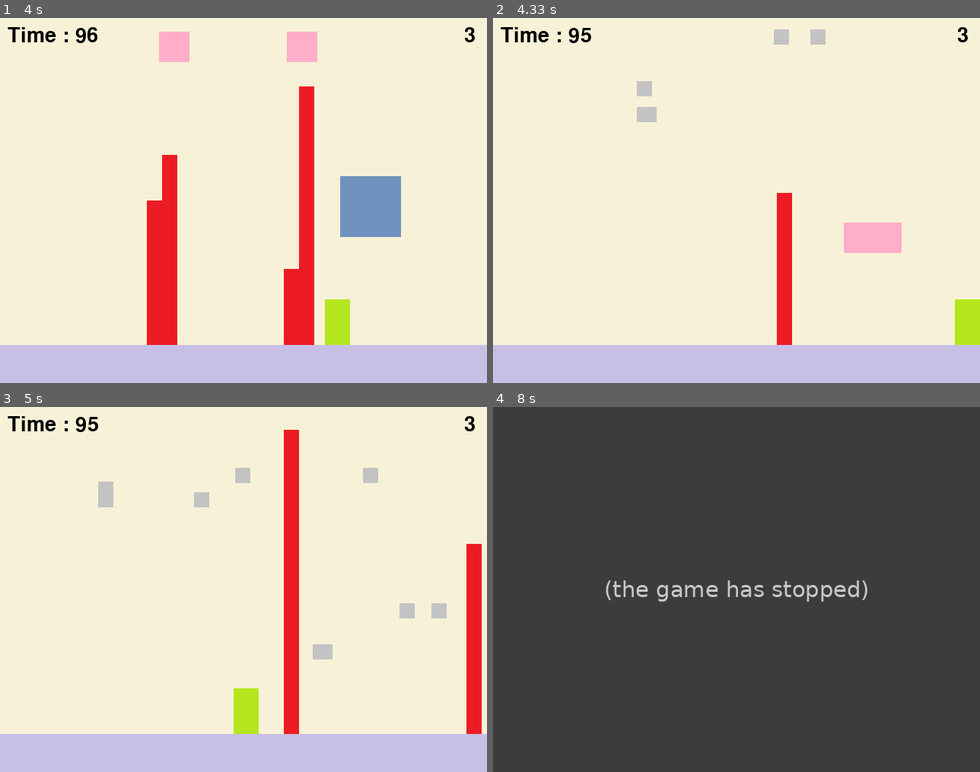
Above: before the commit, frames 1-4 (two rows, left to right).
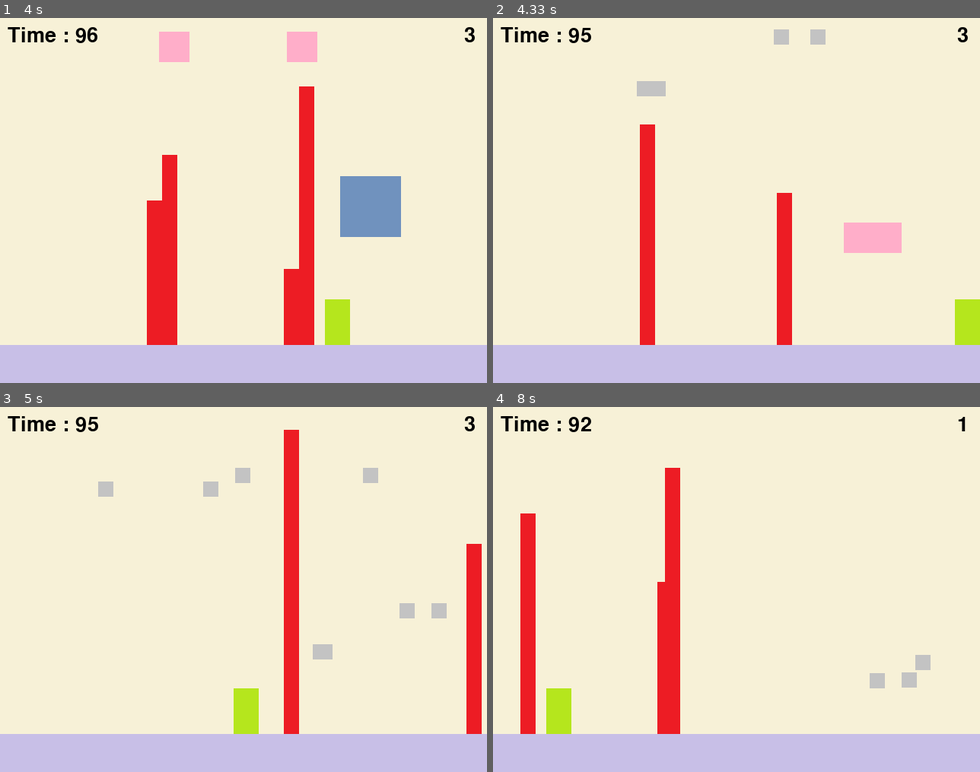
Above: after the commit, the same moments.

Repository: bnheey/Python_Project
Game: pygame game, started from pygame_project/split_balloon_game.py
Two runs of this game, one before a commit and one after it. Both use one fixed random seed, a clock stepped at 60 frames per second and the inputs below.
Inputs:
- Up to frame 1 (4 s): hold Right 0.33-0.8 s; hold Right 0.83-1.3 s; tap Space at 0.9, 1.2, 1.4, 1.7, 1.97, 2.27, 2.4, 2.7, 3.07, 3.37, 3.57, 3.87 s; hold Left 1.33-1.87 s; hold Left 1.9-2.3 s; hold Right 2.33-2.97 s; hold Left 3-3.47 s; hold Right 3.5-3.97 s
- Up to frame 2 (4.33 s): hold Right from 4 s (still down); tap Space at 4.07 s
- Up to frame 3 (5 s): tap Space at 4.37, 4.57, 4.87 s; release Right at 4.47 s; hold Left from 4.5 s (still down)
- Up to frame 4 (8 s): release Left at 5.03 s; hold Left 5.07-5.47 s; tap Space at 5.13, 5.43, 5.57, 5.87, 6.23, 6.53, 6.73, 7.03, 7.23, 7.53, 7.73 s; hold Right 5.5-6.13 s; hold Left 6.17-6.63 s; hold Right 6.67-7.13 s; hold Right 7.17-7.63 s; hold Left from 7.67 s (still down)

Frame 1 is identical in both runs. In frame 2, 2.2% of the frame differs, in the area x 29-36%, y 17-90%; in frame 3, 0.3%; in frame 4, 100%, in the area x 0-100%, y 0-100%.
Before the commit the program exited at 7.95 s; later frames show no game.

Commit message:
Split balloon game 완성

Diff:
--- a/pygame_project/split_balloon_game.py
+++ b/pygame_project/split_balloon_game.py
@@ -237,6 +237,9 @@
                         "init_speed_y": balloon_speed_y[balloon_img_idx + 1]
                     })
                 break
+        else :
+            continue
+        break
 
     if ballons_to_remove > -1:
         del balloons[ballons_to_remove]
